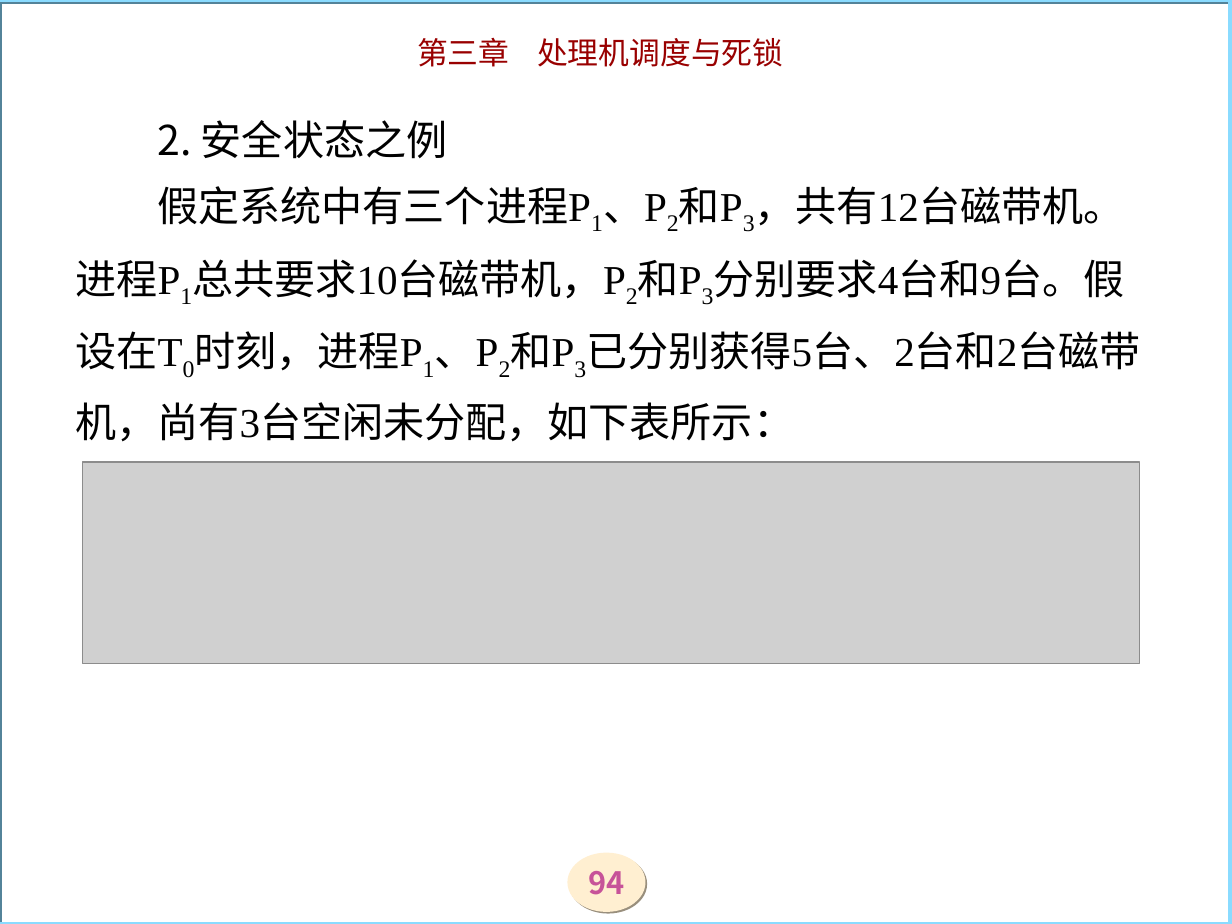
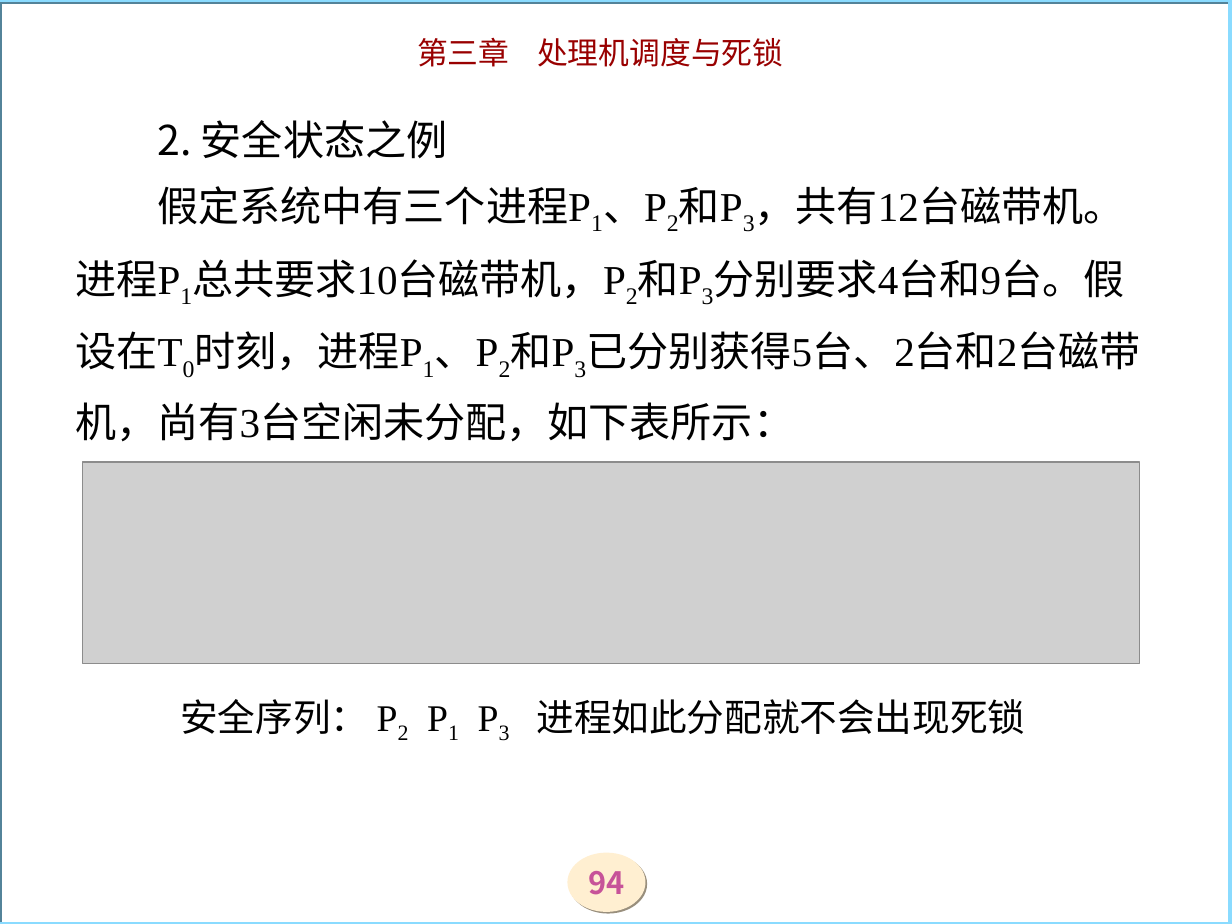
Before and after one commit to zjyesir/hmc_OS, a slide deck: slide 94 of ppt/3调度和死锁.ppt. Drawn at 1232x924 pixels with LibreOffice and Linux fonts; fonts in the diff are those of the drawing; grey boxes stand for pictures; background and template pictures are left out. Boxes give left, top, right and bottom in pixels: in the first picture for what was removed or moved away, otherwise in the second. Text is boxed around its words. In the diff, an @@ line names an element or a change of style, - is before the commit and + after.

```diff
--- a/ppt/3调度和死锁.ppt
+++ b/ppt/3调度和死锁.ppt
@@ text added at [180, 699, 1026, 734], 22 pt, text #000000 @@
+安全序列： P2 P1 P3 进程如此分配就不会出现死锁
```
Also in this commit, not shown: 10 other slides changed, 1 slide added, 7 slides removed.
